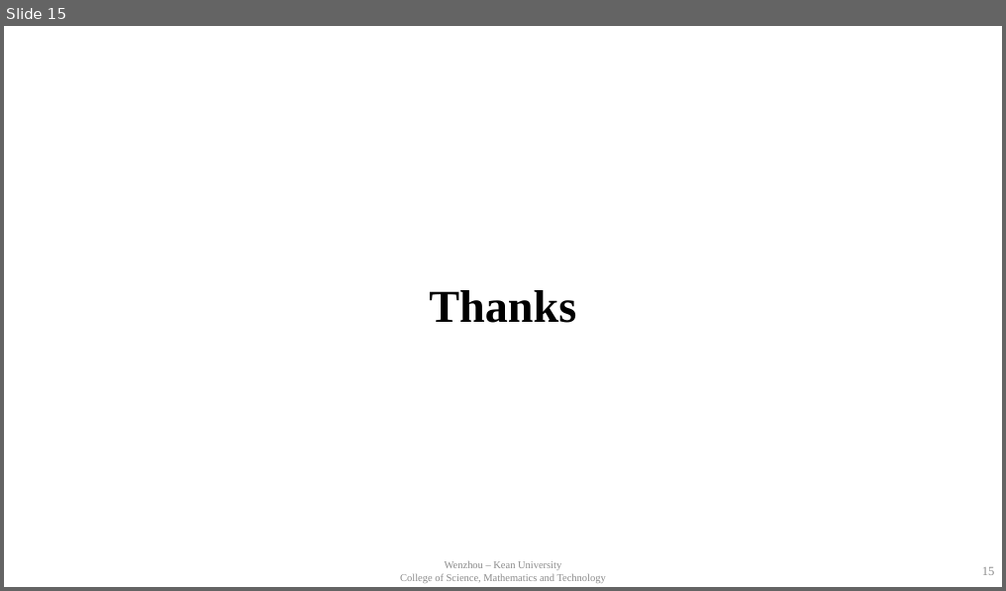
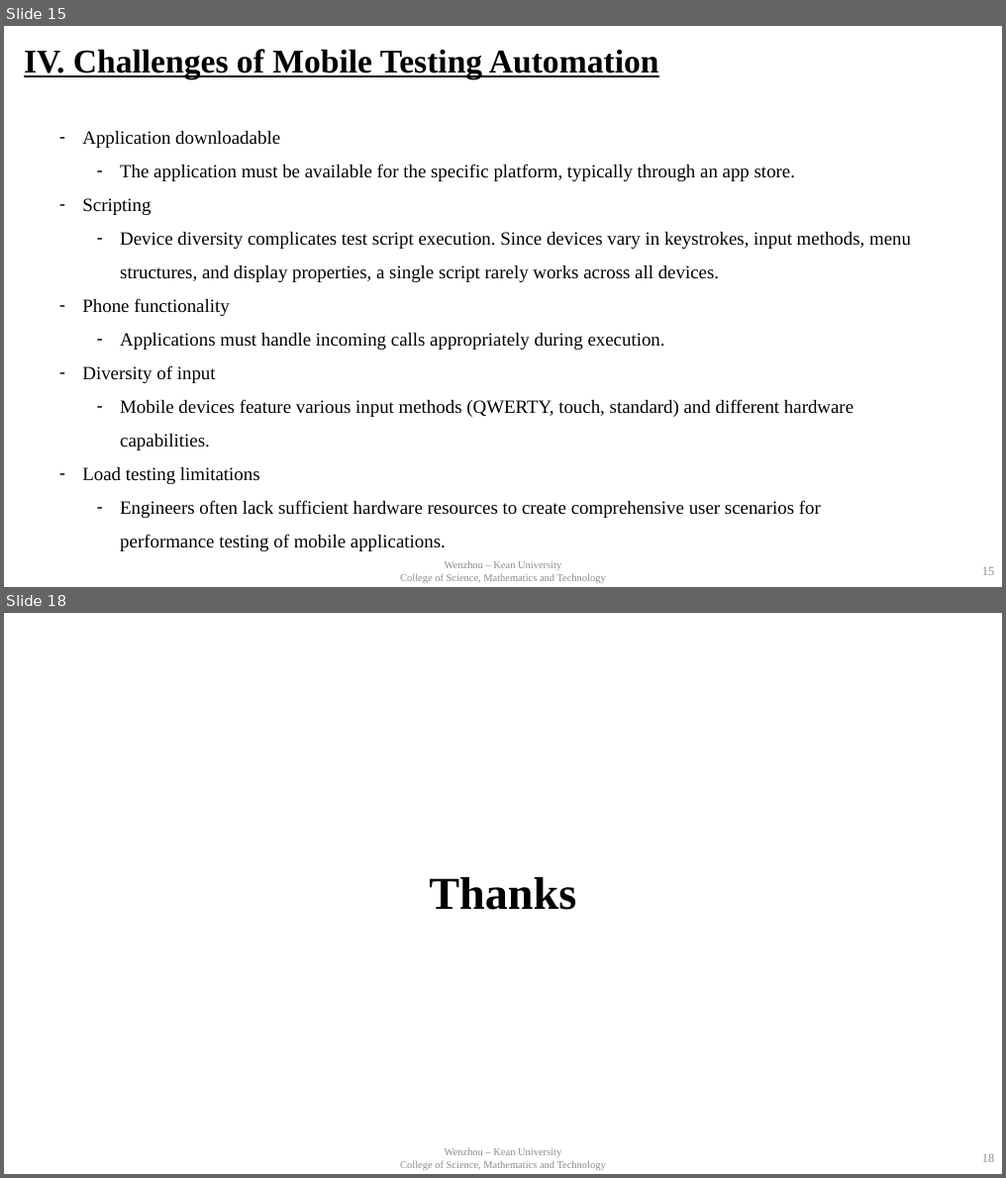
Before and after one commit to baocheng1989/sqa_paper, a slide deck: presentation.pptx. Shown one above the other, each under a label of ours: slide 15 before the commit, slides 15 and 18 after it; the slides between them are not shown. The pictures are 1006x591 and 1006x1178 pixels, drawn with LibreOffice and Linux fonts; fonts in the diff are those of the drawing; background and template pictures are left out. Boxes give left, top, right and bottom in pixels: in the first picture for what was removed or moved away, otherwise in the second. Text is boxed around its words. In the diff, an @@ line names an element or a change of style, - is before the commit and + after.

```diff
--- a/presentation.pptx
+++ b/presentation.pptx
@@ slide 15 added at (4, 26, 1002, 587), background #FFFFFF @@
@@ title added at (24, 49, 659, 79), 32 pt, text #000000, bold, underline @@
+IV. Challenges of Mobile Testing Automation
@@ text added at (82, 131, 911, 552), 18 pt, text #000000 @@
+– Application downloadable
+  – The application must be available for the specific platform, typically through an app store.
+– Scripting
+  – Device diversity complicates test script execution. Since devices vary in keystrokes, input methods, menu structures, and display properties, a single script rarely works across all devices.
+– Phone functionality
+  – Applications must handle incoming calls appropriately during execution.
+– Diversity of input
+  – Mobile devices feature various input methods (QWERTY, touch, standard) and different hardware capabilities.
+– Load testing limitations
+  – Engineers often lack sufficient hardware resources to create comprehensive user scenarios for performance testing of mobile applications.
@@ text added at (400, 562, 606, 583), 10 pt, text #8C8C8C @@
+Wenzhou – Kean University
+College of Science, Mathematics and Technology
@@ page number added at (982, 568, 995, 575), 12 pt, text #8C8C8C @@
+15
@@ what was slide 15 is now slide 18 @@
@@ page number at (982, 1155, 995, 1162): text changed @@
-15
+18
```
Also in this commit, not shown: 10 slides changed, 2 other slides added, 2 other files.
